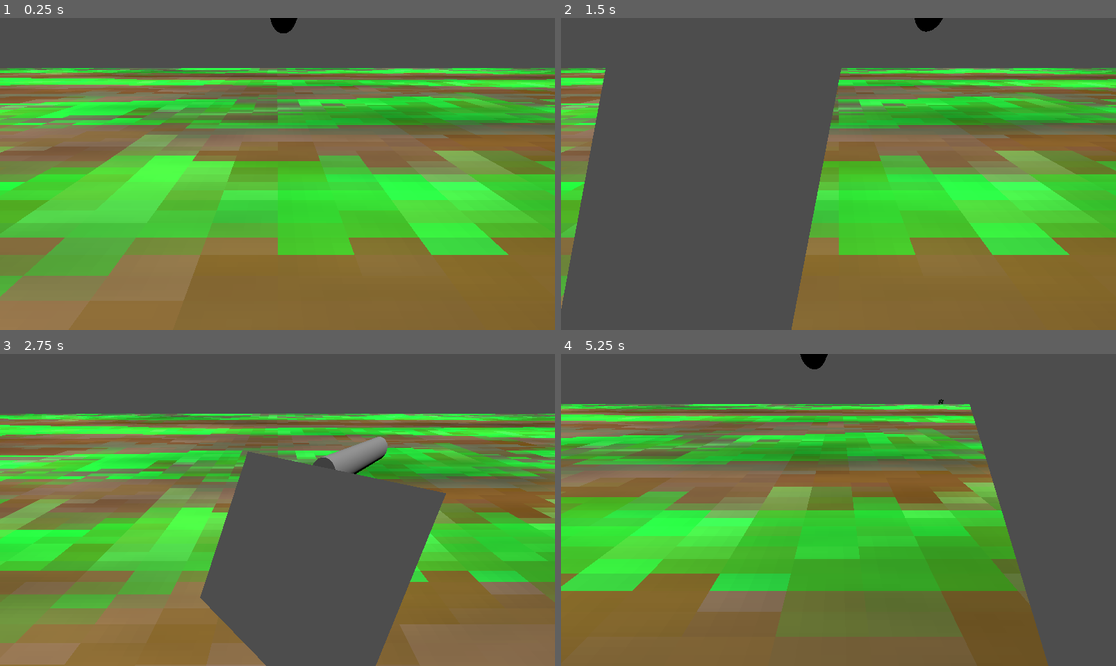
Above: before the commit, frames 1-4 (two rows, left to right).
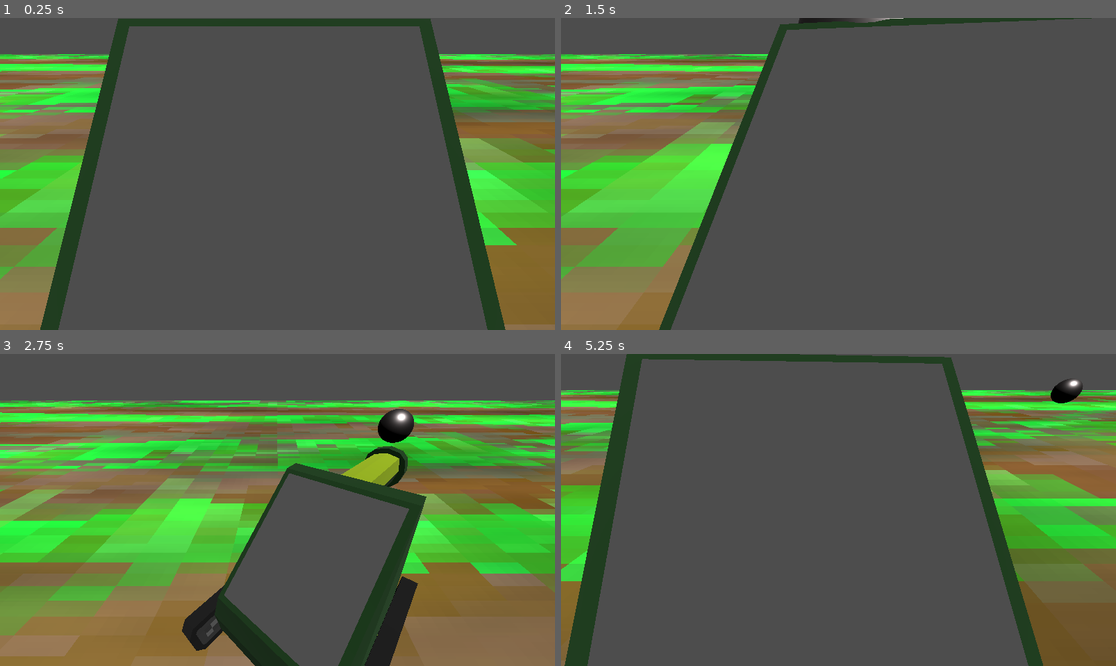
Above: after the commit, the same moments.

Repository: AustinLukeHeller/TOJam2024
Game: Godot game, scene res://scenes/OuterPinball.tscn
Same seed, same stepped clock (60 frames per second), same inputs: the game is played once before the commit and once after it.
Inputs:
- Up to frame 1 (0.25 s): no input
- Up to frame 2 (1.5 s): tap Enter at 0.5 s; hold D (Right) 0.53-1.28 s; hold Space (Launch) 0.53-1.28 s; hold A (Left) from 1.28 s (still down); tap Space (Launch) at 1.35 s
- Up to frame 3 (2.75 s): release A (Left) at 2.03 s; hold D (Right) from 2.03 s (still down); hold 0 from 2.03 s (still down); tap Space (Launch) at 2.3 s
- Up to frame 4 (5.25 s): release 0 at 2.78 s; tap 1 at 2.85 s; tap Space (Launch) at 3.05, 3.8, 4.35 s; release D (Right) at 3.53 s; hold 2 3.53-4.28 s; hold A (Left) from 3.53 s (still down); hold Space (Launch) from 5.03 s (still down)

The runs differ from the first frame. In frame 1, 77% of the frame differs, in the area x 0-100%, y 0-100%; in frame 2, 71%; in frame 3, 43%; in frame 4, 85%.

Commit message:
shooter complete

Diff:
--- a/prefabs/enemy_tank.tscn
+++ b/prefabs/enemy_tank.tscn
@@ -13,6 +13,7 @@
 transform = Transform3D(1, 0, 0, 0, 1, 0, 0, 0, 1, 0.571, 0.00913081, -3.353)
 script = ExtResource("1_vmm7f")
 moveSpeed = 0.5
+pointsOnKill = 1000.0
 
 [node name="CollisionShape3D" type="CollisionShape3D" parent="."]
 transform = Transform3D(0.022557, 0, 0, 0, 0.022557, 0, 0, 0, 0.022557, 0, 0, -0.0441015)
--- a/scenes/OuterPinball.tscn
+++ b/scenes/OuterPinball.tscn
@@ -1,11 +1,15 @@
-[gd_scene load_steps=19 format=3 uid="uid://cd1g0fc670suc"]
+[gd_scene load_steps=24 format=3 uid="uid://cd1g0fc670suc"]
 
 [ext_resource type="Script" path="res://scripts/CameraControls.gd" id="1_2eqfg"]
 [ext_resource type="Script" path="res://scenes/FollowAtOffset.gd" id="1_12ctm"]
 [ext_resource type="Script" path="res://scripts/Tank.gd" id="1_evj53"]
 [ext_resource type="Texture2D" uid="uid://cr0cwcfylcf05" path="res://textures/pinball_screen_texture.tres" id="1_x1yod"]
+[ext_resource type="PackedScene" uid="uid://bvm1tno881k8w" path="res://scenes/PinballObjects/outerball.tscn" id="2_abllf"]
 [ext_resource type="PackedScene" uid="uid://qc8mond1ye32" path="res://scenes/InnerPinball.tscn" id="2_bqf6q"]
+[ext_resource type="PackedScene" uid="uid://qts5qyc3d31t" path="res://Models/Tank_body.glb" id="3_jo2kc"]
 [ext_resource type="Texture2D" uid="uid://cnu4nkv7etvhw" path="res://textures/warGround.png" id="4_5pmuc"]
+[ext_resource type="PackedScene" uid="uid://bhneftbgs0g4x" path="res://Models/Tube_test.glb" id="4_ilrro"]
+[ext_resource type="PackedScene" uid="uid://dxae7bp5pgx3d" path="res://Models/Tube_Tip.glb" id="5_cu2mp"]
 [ext_resource type="PackedScene" uid="uid://dmqj50k7hhpqm" path="res://prefabs/enemy_tank.tscn" id="7_462bu"]
 [ext_resource type="Script" path="res://scenes/EnemySpawner.gd" id="7_wwpjv"]
 
@@ -16,10 +20,8 @@
 shading_mode = 0
 albedo_texture = ExtResource("1_x1yod")
 
-[sub_resource type="CylinderMesh" id="CylinderMesh_dukq0"]
-
 [sub_resource type="BoxShape3D" id="BoxShape3D_k1xe7"]
-size = Vector3(0.257874, 0.404846, 0.230957)
+size = Vector3(0.257874, 0.404846, 0.342163)
 
 [sub_resource type="World3D" id="World3D_5wiho"]
 
@@ -40,7 +42,12 @@
 detail_albedo = ExtResource("4_5pmuc")
 texture_filter = 2
 
+[sub_resource type="BoxShape3D" id="BoxShape3D_xk8k2"]
+size = Vector3(1.9967, 0.500366, 2.007)
+
 [sub_resource type="BoxMesh" id="BoxMesh_nqb4f"]
+
+[sub_resource type="BoxShape3D" id="BoxShape3D_3qyen"]
 
 [node name="OuterPinball" type="Node3D"]
 
@@ -53,18 +60,25 @@
 maxAngle = 65.0
 turnAccel = 50.0
 turnMaxSpeed = 100.0
+bulletPrefab = ExtResource("2_abllf")
+bulletSpeed = 15.0
 
 [node name="Screen Plane" type="CSGMesh3D" parent="Tank"]
-transform = Transform3D(0.113815, 0, 0, 0, 0.0569075, -0.0985667, 0, 0.0985667, 0.0569075, 0, 0, 0)
+transform = Transform3D(0.0922482, 0, 0, 0, 0.0813913, -0.0795569, 0, 0.0795569, 0.0813913, -0.00923048, -0.0479905, -0.0563318)
 mesh = SubResource("PlaneMesh_3vop3")
 material = SubResource("StandardMaterial3D_jpba1")
 
-[node name="CSGMesh3D" type="CSGMesh3D" parent="Tank"]
-transform = Transform3D(0.0329931, 0, 0, 0, -4.31728e-09, 0.0414168, 0, -0.0987679, -1.81039e-09, 0, 0.0849289, -0.169282)
-mesh = SubResource("CylinderMesh_dukq0")
+[node name="body" parent="Tank" instance=ExtResource("3_jo2kc")]
+transform = Transform3D(-1.52668e-08, -1.5634e-09, -0.205979, -0.0209836, 0.204908, 0, 0.204908, 0.0209836, -1.53467e-08, 0.0936567, -0.168861, -0.166891)
+
+[node name="tube" parent="Tank" instance=ExtResource("4_ilrro")]
+transform = Transform3D(-4.37114e-09, 0, 0.1, 0, 0.1, 0, -0.1, 0, -4.37114e-09, 0.0203006, -0.0176734, -0.170846)
+
+[node name="default2" parent="Tank/tube" instance=ExtResource("5_cu2mp")]
+transform = Transform3D(1, 0, 0, 0, 1, 0, 0, 0, 1, 2.06196, 0.225974, -0.574507)
 
 [node name="CollisionShape3D" type="CollisionShape3D" parent="Tank"]
-transform = Transform3D(1, 0, 0, 0, 1, 0, 0, 0, 1, 0.0309448, -0.14679, 0.0844726)
+transform = Transform3D(1, 0, 0, 0, 1, 0, 0, 0, 1, -0.000310684, -0.14679, 0.0288696)
 shape = SubResource("BoxShape3D_k1xe7")
 
 [node name="SubViewport" type="SubViewport" parent="."]
@@ -82,20 +96,36 @@
 mesh = SubResource("PlaneMesh_f0y4l")
 material = SubResource("StandardMaterial3D_lxuba")
 
+[node name="StaticBody3D" type="StaticBody3D" parent="Environment/Ground Plane"]
+
+[node name="CollisionShape3D" type="CollisionShape3D" parent="Environment/Ground Plane/StaticBody3D"]
+transform = Transform3D(1, 0, 0, 0, 1, 0, 0, 0, 1, 0.000793463, -0.249817, -0.00316614)
+shape = SubResource("BoxShape3D_xk8k2")
+
 [node name="wall" type="CSGMesh3D" parent="Environment"]
-transform = Transform3D(0.108021, 0, -3.06261, 0, 0.426488, 0, 0.112636, 0, 2.93714, 1.40914, 1.19209e-07, -0.992557)
+transform = Transform3D(0.108021, 0, -3.72656, 0, 0.426488, 0, 0.112636, 0, 3.57388, 2.32345, 1.19209e-07, -1.86941)
 visible = false
 mesh = SubResource("BoxMesh_nqb4f")
 
+[node name="StaticBody3D" type="StaticBody3D" parent="Environment/wall"]
+
+[node name="CollisionShape3D" type="CollisionShape3D" parent="Environment/wall/StaticBody3D"]
+shape = SubResource("BoxShape3D_3qyen")
+
 [node name="wall2" type="CSGMesh3D" parent="Environment"]
-transform = Transform3D(0.112636, 0, 3.0785, 0, 0.426488, 0, -0.108021, 0, 3.21, -1.35239, 3.57628e-07, -1.03677)
+transform = Transform3D(0.112636, 0, 3.29083, 0, 0.426488, 0, -0.108021, 0, 3.4314, -2.11826, 3.57628e-07, -1.83535)
 visible = false
 mesh = SubResource("BoxMesh_nqb4f")
+
+[node name="StaticBody3D" type="StaticBody3D" parent="Environment/wall2"]
+
+[node name="CollisionShape3D" type="CollisionShape3D" parent="Environment/wall2/StaticBody3D"]
+shape = SubResource("BoxShape3D_3qyen")
 
 [node name="CameraStuff" type="Node3D" parent="."]
 
 [node name="Start View" type="Node3D" parent="CameraStuff"]
-transform = Transform3D(1, 0, 0, 0, 0.881303, 0.472551, 0, -0.472551, 0.881303, 0, 0.133391, -0.115843)
+transform = Transform3D(1, 0, 0, 0, 0.881303, 0.472551, 0, -0.472551, 0.881303, 0, 0.121159, -0.130033)
 
 [node name="Tank View" type="Node3D" parent="CameraStuff"]
 transform = Transform3D(1, 0, 0, 0, 0.881303, 0.472551, 0, -0.472551, 0.881303, 0, 0.265, 0.049)
@@ -105,7 +135,7 @@
 targetNode = NodePath("../../Tank")
 
 [node name="Camera3D" type="Camera3D" parent="CameraStuff/OffsetManager" node_paths=PackedStringArray("startCamNode", "tankCamNode")]
-transform = Transform3D(1, 0, 0, 0, 0.881666, 0.471874, 0, -0.471874, 0.881666, 0, 0.265043, 0.0490897)
+transform = Transform3D(1, 0, 0, 0, 0.856915, 0.515457, 0, -0.515457, 0.856915, 0, 0.14792, -0.0561566)
 script = ExtResource("1_2eqfg")
 startCamNode = NodePath("../../Start View")
 tankCamNode = NodePath("../../Tank View")
@@ -118,28 +148,16 @@
 spawnRate = 5.0
 
 [node name="EnemySpawns2" type="Node3D" parent="EnemySpawns"]
-transform = Transform3D(1, 0, 0, 0, 1, 0, 0, 0, 1, 0, 0.00614841, 0)
+transform = Transform3D(1, 0, 0, 0, 1, 0, 0, 0, 1, 0, 0.139193, 0)
 
 [node name="EnemySpawns3" type="Node3D" parent="EnemySpawns"]
-transform = Transform3D(1, 0, 0, 0, 1, 0, 0, 0, 1, 1.17113, 0.00720936, 0)
+transform = Transform3D(1, 0, 0, 0, 1, 0, 0, 0, 1, 1.17113, 0.140254, 0)
 
 [node name="EnemySpawns4" type="Node3D" parent="EnemySpawns"]
-transform = Transform3D(1, 0, 0, 0, 1, 0, 0, 0, 1, 2.54117, 0.00844005, 0)
-
-[node name="EnemySpawns5" type="Node3D" parent="EnemySpawns"]
-transform = Transform3D(1, 0, 0, 0, 1, 0, 0, 0, 1, 3.51424, 0.00437497, 0)
-
-[node name="EnemySpawns6" type="Node3D" parent="EnemySpawns"]
-transform = Transform3D(1, 0, 0, 0, 1, 0, 0, 0, 1, 4.39532, 0.00850539, 0)
+transform = Transform3D(1, 0, 0, 0, 1, 0, 0, 0, 1, 2.12114, 0.141485, 0)
 
 [node name="EnemySpawns7" type="Node3D" parent="EnemySpawns"]
-transform = Transform3D(1, 0, 0, 0, 1, 0, 0, 0, 1, -1.15482, 0.00776145, 0)
+transform = Transform3D(1, 0, 0, 0, 1, 0, 0, 0, 1, -1.15482, 0.140806, 0)
 
 [node name="EnemySpawns8" type="Node3D" parent="EnemySpawns"]
-transform = Transform3D(1, 0, 0, 0, 1, 0, 0, 0, 1, -2.58665, 0.00968364, 0)
-
-[node name="EnemySpawns9" type="Node3D" parent="EnemySpawns"]
-transform = Transform3D(1, 0, 0, 0, 1, 0, 0, 0, 1, -4.55763, 0.010021, 0)
-
-[node name="EnemySpawns10" type="Node3D" parent="EnemySpawns"]
-transform = Transform3D(1, 0, 0, 0, 1, 0, 0, 0, 1, -6.61134, 0.00743756, 0)
+transform = Transform3D(1, 0, 0, 0, 1, 0, 0, 0, 1, -2.58665, 0.142728, 0)
--- a/scenes/PinballObjects/Ball.gd
+++ b/scenes/PinballObjects/Ball.gd
@@ -23,3 +23,7 @@
 		state.linear_velocity = target_velocity
 		state.angular_velocity = Vector3.ZERO
 		should_reposition = false
+
+func _proccess(delta):
+	if( position.y <-100):
+		queue_free()
--- a/scenes/PinballObjects/ball.tscn
+++ b/scenes/PinballObjects/ball.tscn
@@ -13,7 +13,6 @@
 radius = 0.2
 
 [node name="Ball" type="RigidBody3D"]
-transform = Transform3D(1, 0, 0, 0, 1, 0, 0, 0, 1, 0, -10, 0)
 collision_layer = 3
 collision_mask = 5
 mass = 0.5
--- /dev/null
+++ b/scenes/PinballObjects/outerball.tscn
@@ -0,0 +1,32 @@
+[gd_scene load_steps=6 format=3 uid="uid://bvm1tno881k8w"]
+
+[ext_resource type="PhysicsMaterial" path="res://materials/ball_phymat.tres" id="1_2l5hi"]
+[ext_resource type="Script" path="res://scenes/PinballObjects/Ball.gd" id="2_e645t"]
+[ext_resource type="Material" path="res://materials/shiny_steel_mat.tres" id="3_a7vef"]
+
+[sub_resource type="SphereMesh" id="SphereMesh_rn52p"]
+material = ExtResource("3_a7vef")
+radius = 0.2
+height = 0.4
+
+[sub_resource type="SphereShape3D" id="SphereShape3D_gvygi"]
+radius = 0.2
+
+[node name="outerball" type="RigidBody3D"]
+collision_layer = 3
+collision_mask = 5
+mass = 0.5
+physics_material_override = ExtResource("1_2l5hi")
+can_sleep = false
+continuous_cd = true
+script = ExtResource("2_e645t")
+metadata/_edit_group_ = true
+
+[node name="MeshInstance3D" type="MeshInstance3D" parent="."]
+transform = Transform3D(0.5, 0, 0, 0, 0.5, 0, 0, 0, 0.5, 0, 0, 0)
+material_override = ExtResource("3_a7vef")
+mesh = SubResource("SphereMesh_rn52p")
+
+[node name="CollisionShape3D" type="CollisionShape3D" parent="."]
+transform = Transform3D(0.5, 0, 0, 0, 0.5, 0, 0, 0, 0.5, 0, 0, 0)
+shape = SubResource("SphereShape3D_gvygi")
--- a/scripts/EnemyTank.gd
+++ b/scripts/EnemyTank.gd
@@ -2,6 +2,7 @@
 
 var Player: Node3D
 @export var moveSpeed: float
+@export var pointsOnKill: float
 # Called when the node enters the scene tree for the first time.
 func _ready():
 	Player=get_node("../../../Tank")
@@ -10,7 +11,7 @@
 
 func _hit_player():
 	print("hit player")
-	Global.tilt=true
+	Global.tilting()
 	#spawn some particle effect maybe
 	queue_free()
 # Called every frame. 'delta' is the elapsed time since the previous frame.
@@ -19,9 +20,17 @@
 	pass
 
 
+func _get_hit(body):
+	body.queue_free()
+	Score.add(pointsOnKill)
+	queue_free()
 
+	#spawn explosion
 
 func _on_area_3d_body_entered(body):
+	print(body.name)
 	if(body.name=="Tank"):
 		_hit_player()
+	if(body.name.contains("outerball")):
+		_get_hit(body)
 	pass # Replace with function body.
--- a/scripts/Tank.gd
+++ b/scripts/Tank.gd
@@ -4,9 +4,11 @@
 @export var turnAccel: float
 @export var turnMaxSpeed: float
 @export var progressionNode: Node
+@export var bulletPrefab : Resource
+@export var bulletSpeed: float
 var activated: bool = false
 var velocity2: float = 0
-
+var loaded: bool = true
 
 # Called every frame. 'delta' is the elapsed time since the previous frame.
 func _process(delta):
@@ -24,3 +26,11 @@
 		rotation_degrees.y=clamp(rotation_degrees.y+velocity2*delta,-maxAngle,maxAngle)
 		if(abs(rotation_degrees.y)==maxAngle):
 			velocity2=0
+		if(loaded and Input.is_action_just_released("Launch")):
+			_spawn_bullet()
+func _spawn_bullet():
+	var spawnPoint = get_node("tube/default2")
+	var newBullet = load(bulletPrefab.resource_path).instantiate()
+	get_parent().add_child(newBullet)
+	newBullet.throw(spawnPoint.global_position, transform.basis.z*bulletSpeed)
+	newBullet.name="outerball"
